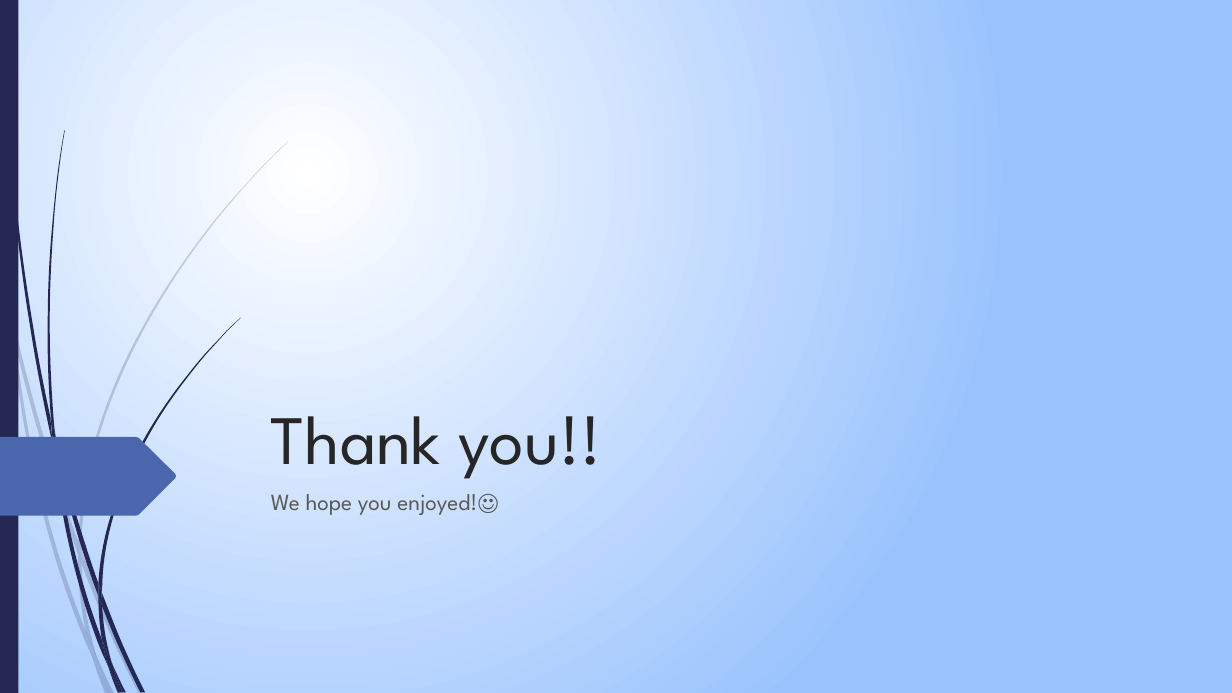
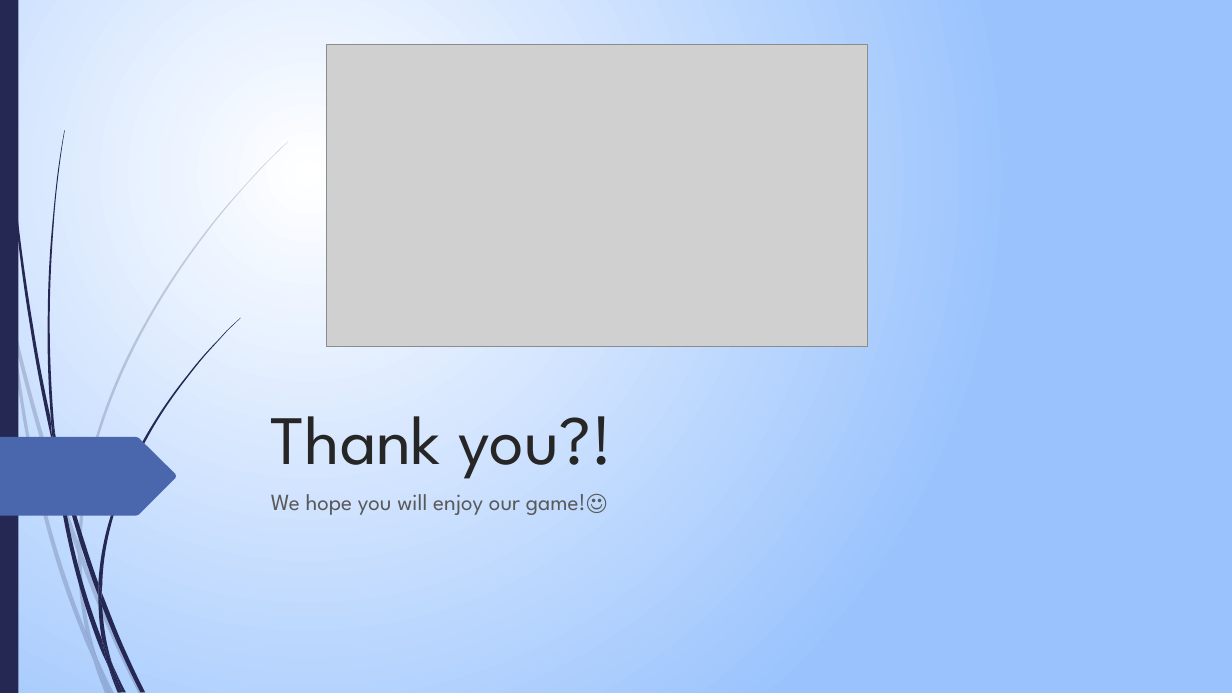
Before and after one commit to ChloeWoodman/Dont-Burst-My-Bubble-Game, a slide deck: slide 7 of Don't Burst My Bubble Presentation.pptx. Drawn at 1232x693 pixels with LibreOffice and Linux fonts; fonts in the diff are those of the drawing; grey boxes stand for pictures. Boxes give left, top, right and bottom in pixels: in the first picture for what was removed or moved away, otherwise in the second. Text is boxed around its words. In the diff, an @@ line names an element or a change of style, - is before the commit and + after.

```diff
--- a/Don't Burst My Bubble Presentation.pptx
+++ b/Don't Burst My Bubble Presentation.pptx
@@ picture added at (x1=326, y1=44, x2=868, y2=347) @@
@@ title at (x1=271, y1=416, x2=613, y2=479): text changed @@
-Thank you!!
+Thank you?!
@@ subtitle at (x1=271, y1=494, x2=607, y2=515): text changed @@
-We hope you enjoyed!☺
+We hope you will enjoy our game!☺
```
Also in this commit, not shown: 2 other slides changed.
